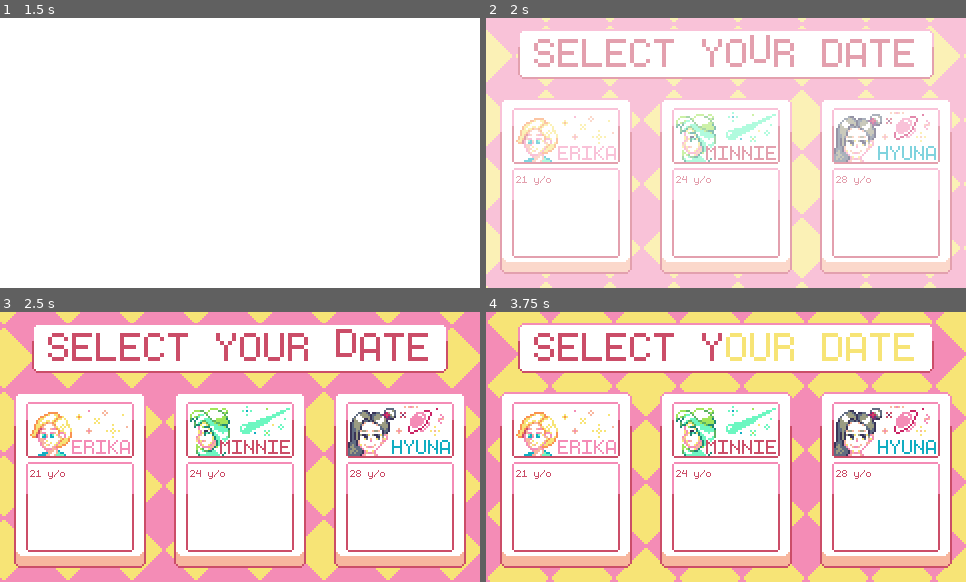
Above: before the commit, frames 1-4 (two rows, left to right).
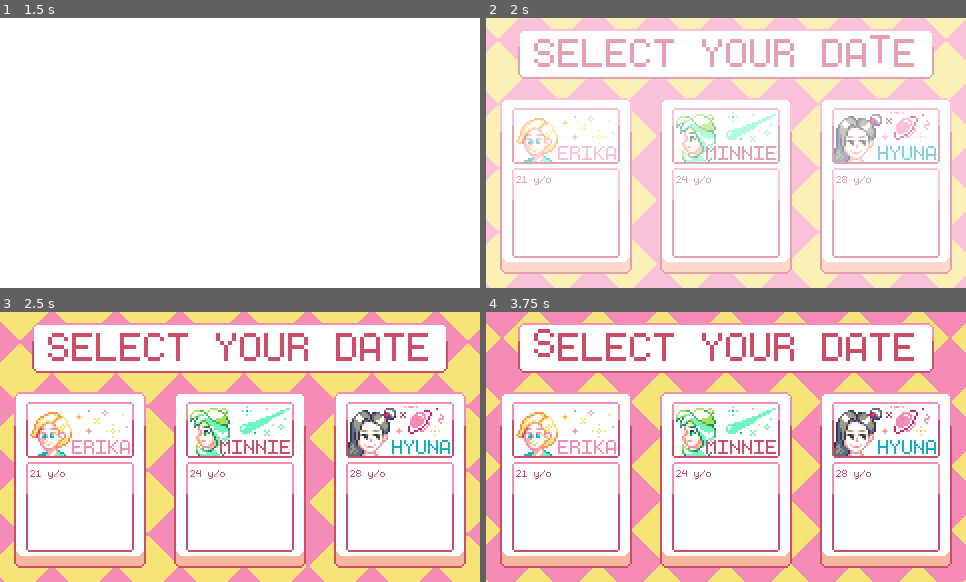
Above: after the commit, the same moments.

Repository: MaiGamesDev/PixelMate
Game: Godot game, scene res://Source/Main/StartMenu.tscn
Two runs of this game, one before a commit and one after it. Both use one fixed random seed, a clock stepped at 60 frames per second and the inputs below.
Inputs:
- Up to frame 1 (1.5 s): tap Enter (ui_accept) at 0.5, 0.77 s
- Up to frame 2 (2 s): tap Enter (ui_accept) at 1.52 s
- Up to frame 3 (2.5 s): click "21 y/o" at 2 s
- Up to frame 4 (3.75 s): click "24 y/o" at 2.75 s; click "28 y/o" at 3.5 s

Frame 1 is identical in both runs. In frame 2, 15% of the frame differs, in the area x 0-100%, y 0-100%; in frame 3, 15%; in frame 4, 17%.

Commit message:
updated main menu asset

Diff:
--- a/PM/Source/Chat/ChatRoom.tscn
+++ b/PM/Source/Chat/ChatRoom.tscn
@@ -130,7 +130,7 @@
 position = Vector2( 325, 84 )
 frames = SubResource( 12 )
 animation = "typing"
-frame = 1
+frame = 3
 playing = true
 
 [node name="GirlPortrait" type="AnimatedSprite" parent="."]
--- a/PM/Source/Main/Button.gd
+++ b/PM/Source/Main/Button.gd
@@ -31,8 +31,8 @@
 
 		yield(get_tree().create_timer(0.15),"timeout")
 
+		texture.queue_free()
 		self_modulate.a = 100
-		texture.queue_free()
 
 	if $Texture != null:
 		$Texture.rect_position.y = texture_origin_y
--- a/PM/Source/Main/LevelSelect.tscn
+++ b/PM/Source/Main/LevelSelect.tscn
@@ -211,13 +211,14 @@
 
 [node name="BackGround" type="AnimatedSprite" parent="."]
 frames = SubResource( 17 )
+frame = 4
 playing = true
 centered = false
 
 [node name="SelectTitle" type="AnimatedSprite" parent="."]
 position = Vector2( 240, 36 )
 frames = SubResource( 39 )
-frame = 12
+frame = 16
 playing = true
 
 [node name="AnimationPlayer" type="AnimationPlayer" parent="."]
--- a/PM/Source/Main/MainMenu.gd
+++ b/PM/Source/Main/MainMenu.gd
@@ -1,23 +1,5 @@
 extends Node
 
-
-# Declare member variables here. Examples:
-# var a = 2
-# var b = "text"
-
-
-# Called when the node enters the scene tree for the first time.
-func _ready():
-	pass # Replace with function body.
-
-
-# Called every frame. 'delta' is the elapsed time since the previous frame.
-#func _process(delta):
-#	pass
-
-
-func _on_About_pressed():
-	pass # Replace with function body.
 
 
 func _on_Start_pressed():
--- a/PM/Source/Main/MainMenu.tscn
+++ b/PM/Source/Main/MainMenu.tscn
@@ -1,156 +1,78 @@
-[gd_scene load_steps=12 format=2]
+[gd_scene load_steps=16 format=2]
 
 [ext_resource path="res://Source/Main/MainMenu.gd" type="Script" id=1]
-[ext_resource path="res://Art/setting.png" type="Texture" id=2]
-[ext_resource path="res://Art/start.png" type="Texture" id=3]
-[ext_resource path="res://Art/about.png" type="Texture" id=4]
-[ext_resource path="res://Resource/Font/monogram.ttf" type="DynamicFontData" id=5]
-[ext_resource path="res://Art/Lucky/Home Scene Assets/PixelMate Button-export.png" type="Texture" id=6]
+[ext_resource path="res://Art/Lucky/Home Scene Assets/PixelMate_Button.png" type="Texture" id=2]
+[ext_resource path="res://Art/Lucky/Home Scene Assets/Setting_Button3.png" type="Texture" id=3]
+[ext_resource path="res://Art/Lucky/Home Scene Assets/Setting_Button2.png" type="Texture" id=4]
+[ext_resource path="res://Art/Lucky/Home Scene Assets/PixelMate_Button2.png" type="Texture" id=5]
+[ext_resource path="res://Art/Lucky/Home Scene Assets/PixelMate_Button3.png" type="Texture" id=6]
 [ext_resource path="res://Art/Lucky/Home Scene Assets/Home Scene Background.png" type="Texture" id=7]
 [ext_resource path="res://Art/Lucky/Home Scene Assets/Click Icon Text 2x-export.png" type="Texture" id=8]
-[ext_resource path="res://Art/Lucky/Home Scene Assets/Setting Button-export.png" type="Texture" id=9]
+[ext_resource path="res://Art/Lucky/Home Scene Assets/Setting_Button.png" type="Texture" id=9]
+[ext_resource path="res://Source/Main/Button.gd" type="Script" id=10]
 
-[sub_resource type="DynamicFont" id=1]
-size = 64
-font_data = ExtResource( 5 )
+[sub_resource type="AtlasTexture" id=1]
+atlas = ExtResource( 8 )
+region = Rect2( 0, 0, 344, 16 )
 
-[sub_resource type="DynamicFont" id=2]
-size = 32
-font_data = ExtResource( 5 )
+[sub_resource type="AtlasTexture" id=2]
+atlas = ExtResource( 8 )
+region = Rect2( 0, 16, 344, 16 )
+
+[sub_resource type="AtlasTexture" id=3]
+atlas = ExtResource( 8 )
+region = Rect2( 0, 32, 344, 16 )
+
+[sub_resource type="AtlasTexture" id=4]
+atlas = ExtResource( 8 )
+region = Rect2( 0, 48, 344, 16 )
+
+[sub_resource type="SpriteFrames" id=5]
+animations = [ {
+"frames": [ SubResource( 1 ), SubResource( 2 ), SubResource( 3 ), SubResource( 4 ) ],
+"loop": true,
+"name": "default",
+"speed": 3.0
+} ]
 
 [node name="MainMenu" type="Node"]
 script = ExtResource( 1 )
 
-[node name="ClickIconText2x-export" type="Sprite" parent="."]
-position = Vector2( 116, -42 )
-texture = ExtResource( 8 )
-
-[node name="HomeSceneBackground" type="Sprite" parent="."]
+[node name="Background" type="Sprite" parent="."]
 texture = ExtResource( 7 )
 centered = false
 
-[node name="PixelMateButton-export" type="Sprite" parent="."]
-position = Vector2( -76, 211 )
-texture = ExtResource( 6 )
+[node name="ClickText" type="AnimatedSprite" parent="."]
+position = Vector2( 240, 228 )
+frames = SubResource( 5 )
+frame = 1
+playing = true
 
-[node name="SettingButton-export" type="Sprite" parent="."]
-position = Vector2( 78, 373 )
-texture = ExtResource( 9 )
-
-[node name="VBoxContainer" type="VBoxContainer" parent="."]
-margin_right = 480.0
-margin_bottom = 270.0
+[node name="Start" type="TextureButton" parent="."]
+margin_left = 192.0
+margin_top = 64.0
+margin_right = 288.0
+margin_bottom = 160.0
+texture_normal = ExtResource( 2 )
+texture_pressed = ExtResource( 5 )
+script = ExtResource( 10 )
 __meta__ = {
 "_edit_use_anchors_": false
 }
+released_texture = ExtResource( 6 )
 
-[node name="Title" type="CenterContainer" parent="VBoxContainer"]
-margin_right = 480.0
-margin_bottom = 118.0
-size_flags_vertical = 3
+[node name="Setting" type="TextureButton" parent="."]
+margin_left = 412.0
+margin_top = 16.0
+margin_right = 444.0
+margin_bottom = 48.0
+texture_normal = ExtResource( 9 )
+texture_pressed = ExtResource( 4 )
+script = ExtResource( 10 )
 __meta__ = {
 "_edit_use_anchors_": false
 }
+released_texture = ExtResource( 3 )
 
-[node name="Label" type="Label" parent="VBoxContainer/Title"]
-margin_left = 120.0
-margin_top = 33.0
-margin_right = 360.0
-margin_bottom = 84.0
-custom_fonts/font = SubResource( 1 )
-text = "PIXEL MATE"
-__meta__ = {
-"_edit_use_anchors_": false
-}
-
-[node name="Control" type="Control" parent="VBoxContainer"]
-margin_top = 122.0
-margin_right = 480.0
-margin_bottom = 172.0
-rect_min_size = Vector2( 0, 50 )
-
-[node name="HBoxContainer" type="HBoxContainer" parent="VBoxContainer"]
-margin_top = 176.0
-margin_right = 480.0
-margin_bottom = 256.0
-size_flags_horizontal = 9
-size_flags_vertical = 8
-alignment = 1
-__meta__ = {
-"_edit_use_anchors_": false
-}
-
-[node name="About" type="TextureButton" parent="VBoxContainer/HBoxContainer"]
-margin_left = 102.0
-margin_right = 182.0
-margin_bottom = 80.0
-texture_normal = ExtResource( 4 )
-
-[node name="Label3" type="Label" parent="VBoxContainer/HBoxContainer/About"]
-margin_left = 8.0
-margin_top = -31.0
-margin_right = 68.0
-margin_bottom = -5.0
-custom_colors/font_color = Color( 0.00784314, 0.0156863, 0.0392157, 1 )
-custom_fonts/font = SubResource( 2 )
-text = "About"
-__meta__ = {
-"_edit_use_anchors_": false
-}
-
-[node name="Control2" type="Control" parent="VBoxContainer/HBoxContainer"]
-margin_left = 186.0
-margin_right = 196.0
-margin_bottom = 80.0
-rect_min_size = Vector2( 10, 0 )
-
-[node name="Start" type="TextureButton" parent="VBoxContainer/HBoxContainer"]
-margin_left = 200.0
-margin_right = 280.0
-margin_bottom = 80.0
-texture_normal = ExtResource( 3 )
-
-[node name="Label2" type="Label" parent="VBoxContainer/HBoxContainer/Start"]
-margin_left = 12.0
-margin_top = -31.0
-margin_right = 72.0
-margin_bottom = -5.0
-custom_colors/font_color = Color( 0.00784314, 0.0156863, 0.0392157, 1 )
-custom_fonts/font = SubResource( 2 )
-text = "Start"
-__meta__ = {
-"_edit_use_anchors_": false
-}
-
-[node name="Control3" type="Control" parent="VBoxContainer/HBoxContainer"]
-margin_left = 284.0
-margin_right = 294.0
-margin_bottom = 80.0
-rect_min_size = Vector2( 10, 0 )
-
-[node name="Setting" type="TextureButton" parent="VBoxContainer/HBoxContainer"]
-margin_left = 298.0
-margin_right = 378.0
-margin_bottom = 80.0
-texture_normal = ExtResource( 2 )
-
-[node name="Label" type="Label" parent="VBoxContainer/HBoxContainer/Setting"]
-margin_top = -31.0
-margin_right = 84.0
-margin_bottom = -5.0
-custom_colors/font_color = Color( 0.00784314, 0.0156863, 0.0392157, 1 )
-custom_fonts/font = SubResource( 2 )
-text = "Setting"
-__meta__ = {
-"_edit_use_anchors_": false
-}
-
-[node name="Control2" type="Control" parent="VBoxContainer"]
-margin_top = 260.0
-margin_right = 480.0
-margin_bottom = 270.0
-rect_min_size = Vector2( 0, 10 )
-
-[connection signal="pressed" from="VBoxContainer/HBoxContainer/About" to="." method="_on_About_pressed"]
-[connection signal="pressed" from="VBoxContainer/HBoxContainer/Start" to="." method="_on_Start_pressed"]
-[connection signal="pressed" from="VBoxContainer/HBoxContainer/Setting" to="." method="_on_Setting_pressed"]
+[connection signal="pressed" from="Start" to="." method="_on_Start_pressed"]
+[connection signal="pressed" from="Setting" to="." method="_on_Setting_pressed"]
Binary file added: PM/Art/Lucky/Home Scene Assets/PixelMate_Button.png
Not shown, added: PM/Art/Lucky/Home Scene Assets/PixelMate_Button.png.import
Binary file added: PM/Art/Lucky/Home Scene Assets/PixelMate_Button2.png
Not shown, added: PM/Art/Lucky/Home Scene Assets/PixelMate_Button2.png.import
Binary file added: PM/Art/Lucky/Home Scene Assets/PixelMate_Button3.png
Not shown, added: PM/Art/Lucky/Home Scene Assets/PixelMate_Button3.png.import
Binary file added: PM/Art/Lucky/Home Scene Assets/Setting_Button.png
Not shown, added: PM/Art/Lucky/Home Scene Assets/Setting_Button.png.import
Binary file added: PM/Art/Lucky/Home Scene Assets/Setting_Button2.png
Not shown, added: PM/Art/Lucky/Home Scene Assets/Setting_Button2.png.import
Binary file added: PM/Art/Lucky/Home Scene Assets/Setting_Button3.png
Not shown, added: PM/Art/Lucky/Home Scene Assets/Setting_Button3.png.import
